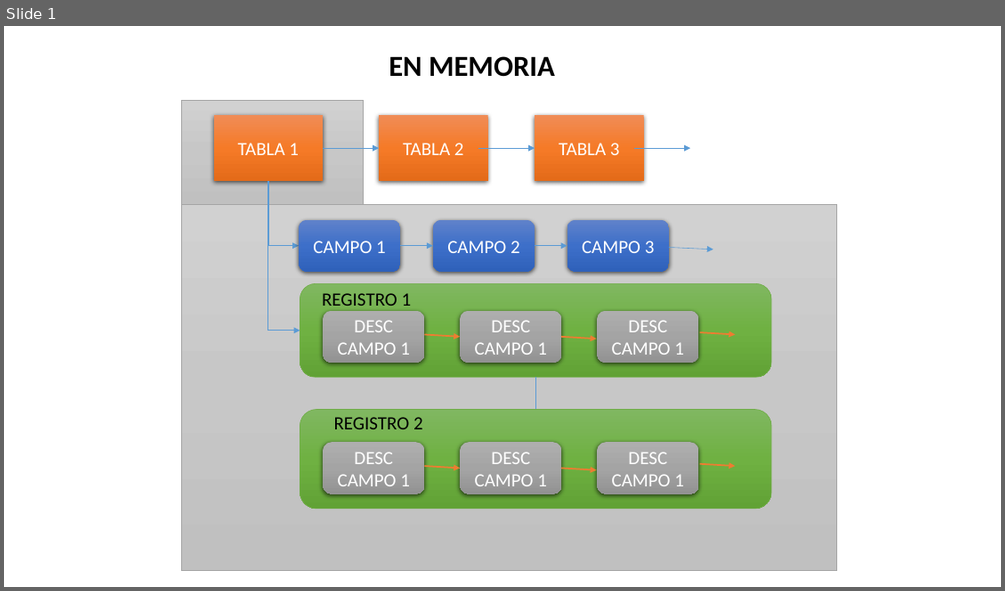
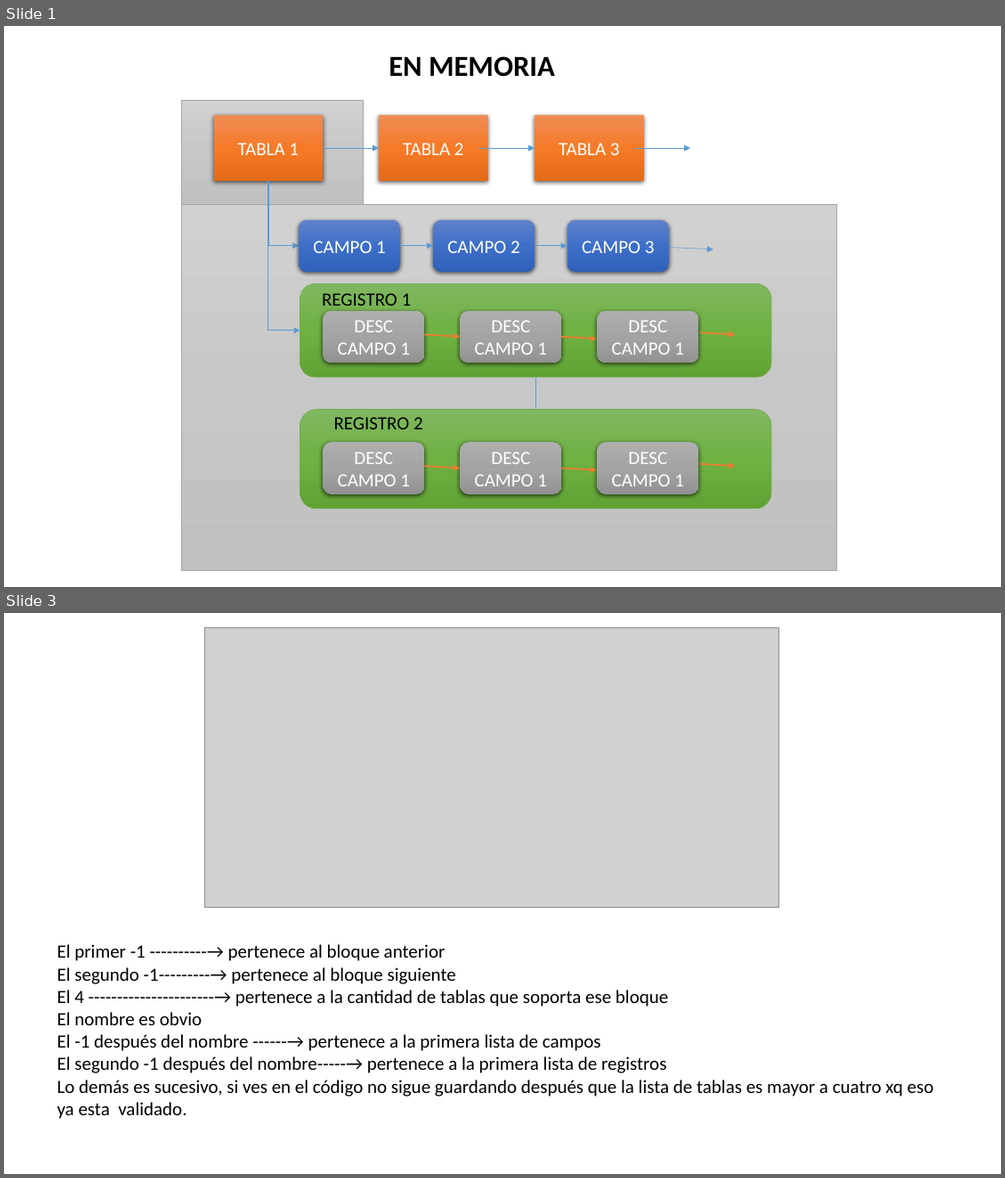
Before and after one commit to Luis96791/EstructuraDatos2, a slide deck: Proyecto/diseñoTCR.pptx. Shown one above the other, each under a label of ours: slide 1 before the commit, slides 1 and 3 after it; the slides between them are not shown. The pictures are 1005x591 and 1005x1178 pixels, drawn with LibreOffice and Linux fonts; fonts in the diff are those of the drawing; grey boxes stand for pictures. Boxes give left, top, right and bottom in pixels: in the first picture for what was removed or moved away, otherwise in the second. Text is boxed around its words. In the diff, an @@ line names an element or a change of style, - is before the commit and + after.

```diff
--- a/Proyecto/diseñoTCR.pptx
+++ b/Proyecto/diseñoTCR.pptx
@@ slide 3 added at (4, 613, 1001, 1174), background #FFFFFF @@
@@ picture added at (204, 627, 778, 907) @@
@@ text added at (57, 944, 934, 1119), 18 pt, text #000000 @@
+El primer -1 ----------→ pertenece al bloque anterior
+El segundo -1---------→ pertenece al bloque siguiente
+El 4 ----------------------→ pertenece a la cantidad de tablas que soporta ese bloque
+El nombre es obvio
+El -1 después del nombre ------→ pertenece a la primera lista de campos
+El segundo -1 después del nombre-----→ pertenece a la primera lista de registros
+Lo demás es sucesivo, si ves en el código no sigue guardando después que la lista de tablas es mayor a cuatro xq eso ya esta validado.
```
Also in this commit, not shown: 1 other slide added, 1 slide removed, 9 other files.
